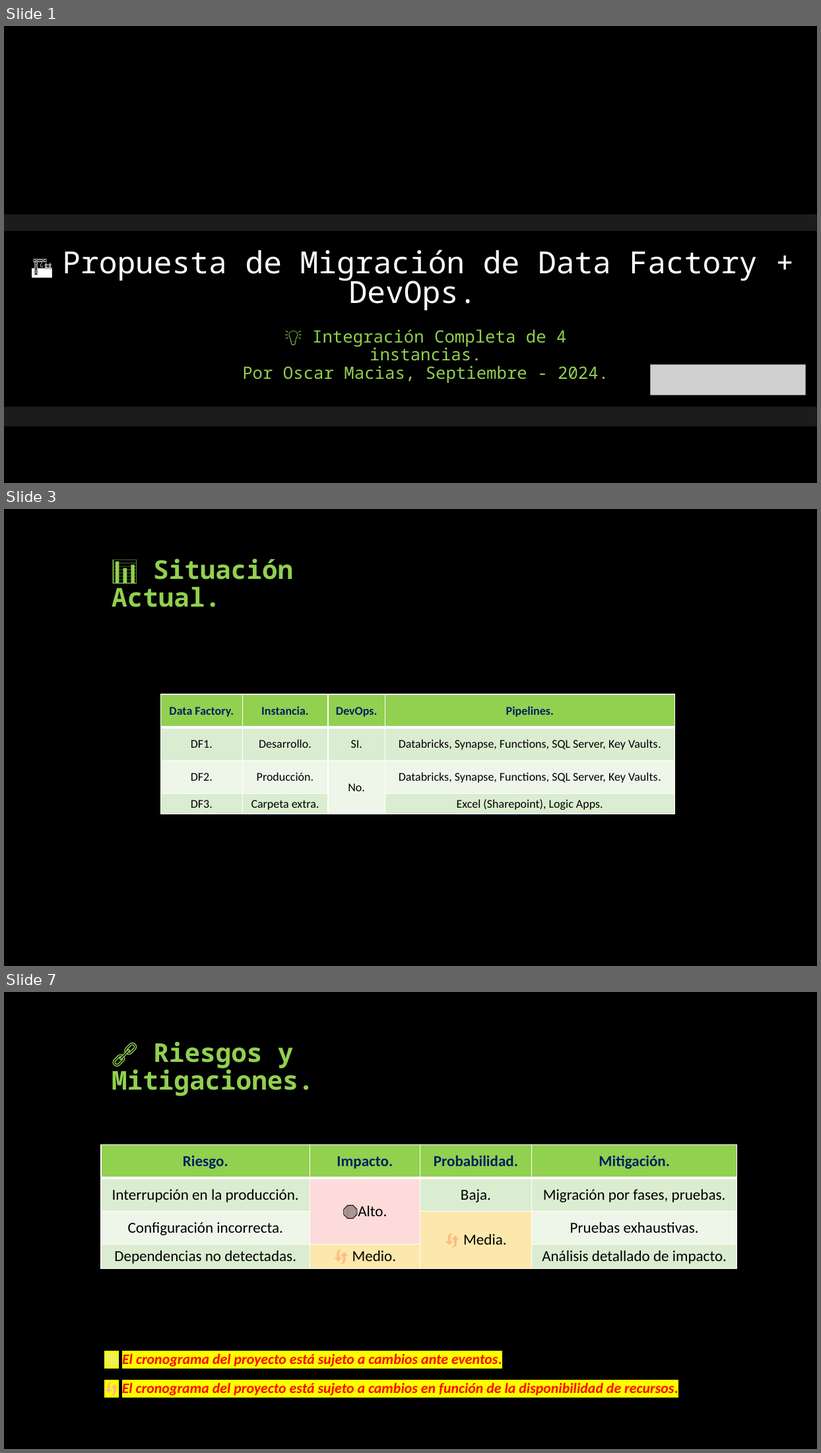
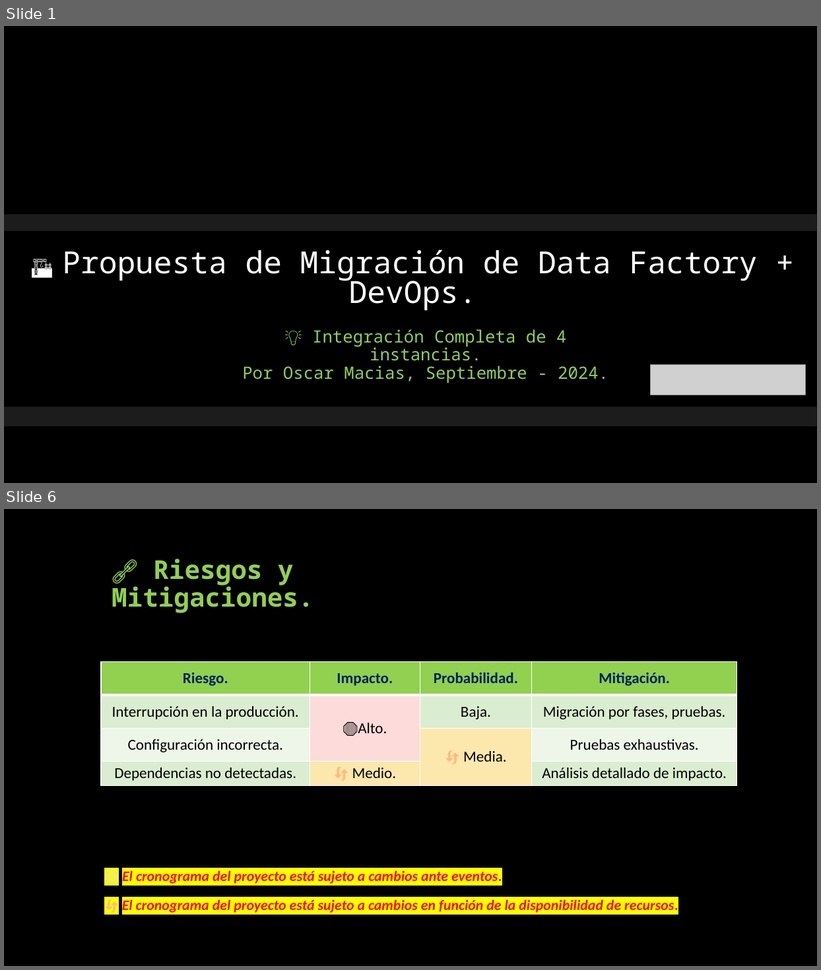
Before and after one commit to OMaciasd/datafactory-migration, a slide deck: Diagrams/guides/Propuesta migracion - Perceptio.pptx. Shown one above the other, each under a label of ours: slides 1, 3 and 7 before the commit, slides 1 and 6 after it; the slides between them are not shown. The pictures are 821x1453 and 821x970 pixels, drawn with LibreOffice and Linux fonts; fonts in the diff are those of the drawing; grey boxes stand for pictures; background and template pictures are left out. Boxes give left, top, right and bottom in pixels: in the first picture for what was removed or moved away, otherwise in the second. Text is boxed around its words. In the diff, an @@ line names an element or a change of style, - is before the commit and + after.

```diff
--- a/Diagrams/guides/Propuesta migracion - Perceptio.pptx
+++ b/Diagrams/guides/Propuesta migracion - Perceptio.pptx
@@ slide 3 removed at (4,509,817,966), background #000000 @@
@@ title removed at (112,559,293,607) @@
-📊 Situación Actual.
@@ table removed at (161,694,676,814), 4 rows, 4 columns @@
-Data Factory. | Instancia. | DevOps. | Pipelines.
-DF1. | Desarrollo. | SI. | Databricks, Synapse, Functions, SQL Server, Key Vaults.
-DF2. | Producción. | No. | Databricks, Synapse, Functions, SQL Server, Key Vaults.
-DF3. | Carpeta extra. |  | Excel (Sharepoint), Logic Apps.
@@ what was slide 7 is now slide 6 @@
```
Also in this commit, not shown: 6 slides changed, 26 other files.
